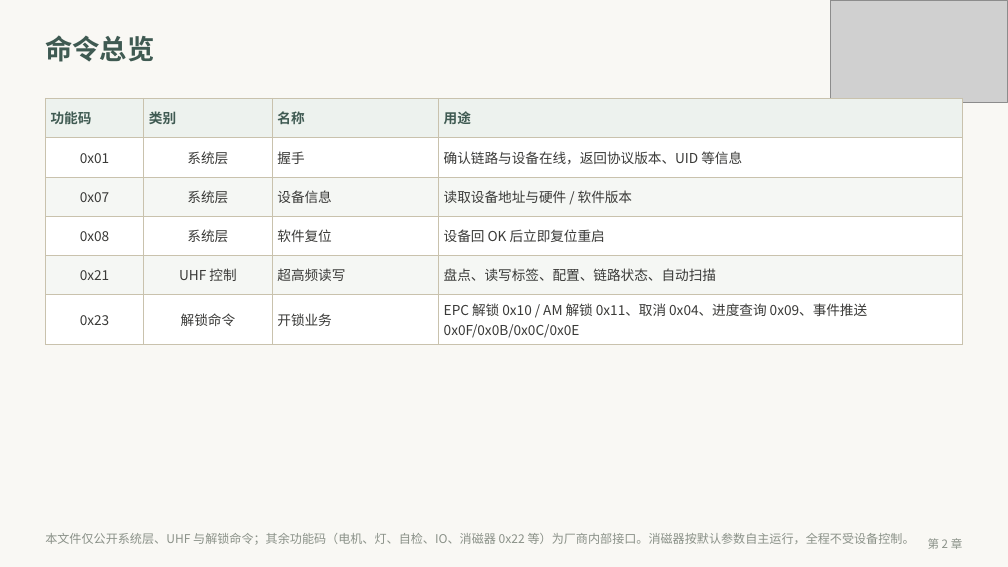
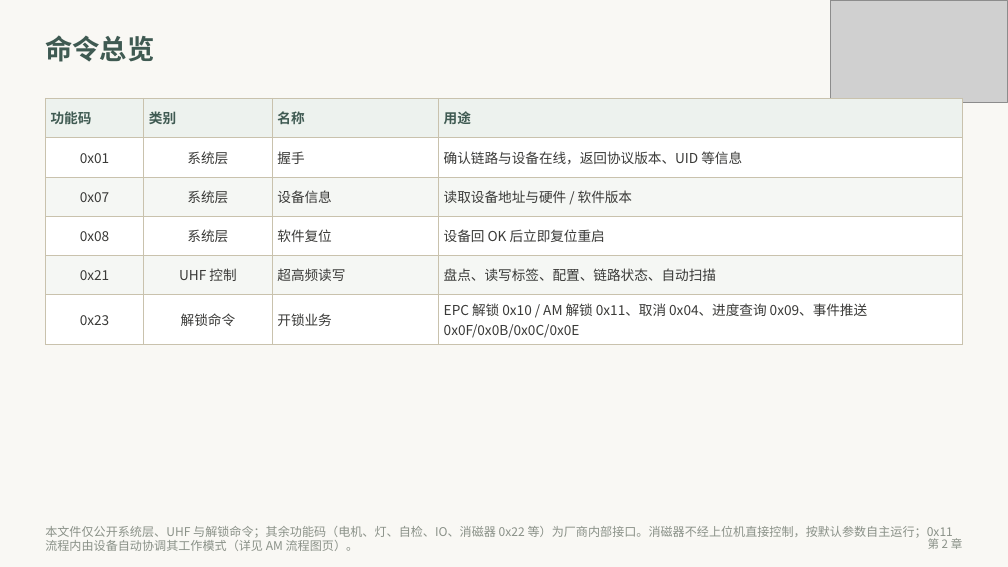
Before and after one commit to xrswnw/ZLR5401, a slide deck: slide 5 of Protocol/App_Protocol_V1.4.pptx. Drawn at 1008x567 pixels with LibreOffice and Linux fonts; fonts in the diff are those of the drawing; grey boxes stand for pictures. Boxes give left, top, right and bottom in pixels: in the first picture for what was removed or moved away, otherwise in the second. Text is boxed around its words. In the diff, an @@ line names an element or a change of style, - is before the commit and + after.

Commit message:
Round_019: 校对报告修正落地 — D1/D2/D3 示例帧 CRC 重算 (0x09 rsp/0x0B 推 1500ms/0x10 终帧 alarmCnt=01), W1 消磁器措辞对齐固件 (不经上位机直接控制·0x11 流程内自动协调模式), USB(HID)/0x04 双帧时序/IR 去抖口径/蜂鸣两处/tmo 钳位; AM·EPC 流程图详化 (AM 开启/关闭消磁时机金色高亮+amCnt=0 右出支路+EPC 推帧时机/异常就地快降); judge 10 页验收 + p30/p31 复验修复 (注记三重叠重排/末行补 ALL_OK); 状态机梳理存档, 固件零改动

```diff
--- a/Protocol/App_Protocol_V1.4.pptx
+++ b/Protocol/App_Protocol_V1.4.pptx
@@ text at (45, 526, 953, 551): text changed @@
-本文件仅公开系统层、UHF 与解锁命令；其余功能码（电机、灯、自检、IO、消磁器 0x22 等）为厂商内部接口。消磁器按默认参数自主运行，全程不受设备控制。
+本文件仅公开系统层、UHF 与解锁命令；其余功能码（电机、灯、自检、IO、消磁器 0x22 等）为厂商内部接口。消磁器不经上位机直接控制，按默认参数自主运行；0x11 流程内由设备自动协调其工作模式（详见 AM 流程图页）。
```
Also in this commit, not shown: 9 other slides changed, 3 other files.
